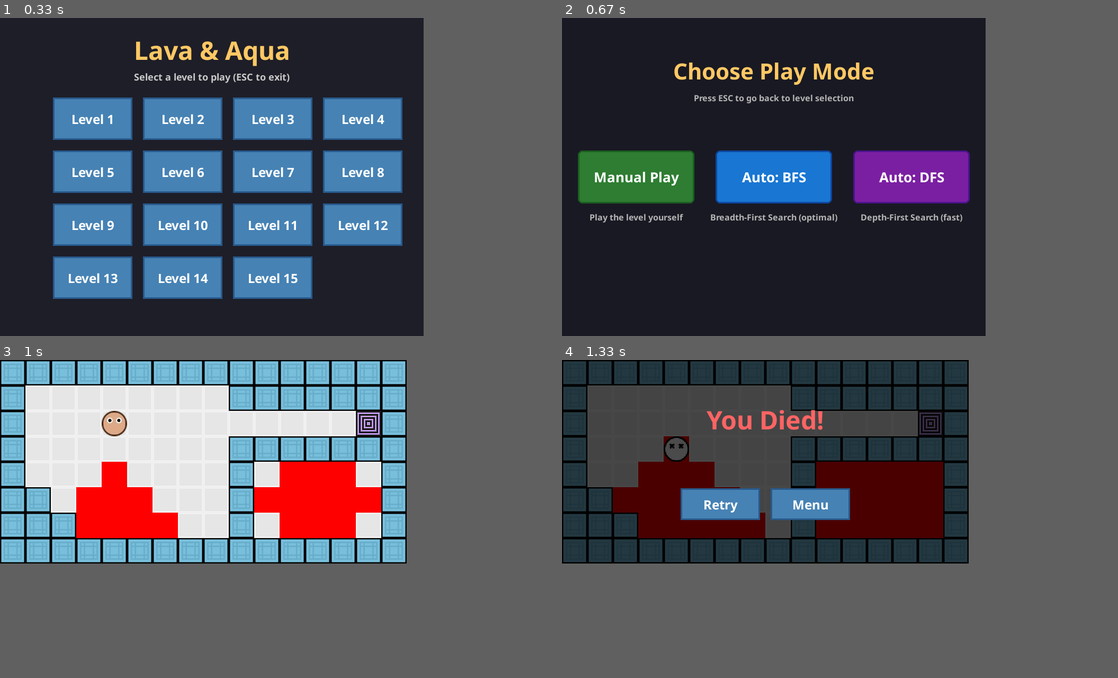
Above: before the commit, frames 1-4 (two rows, left to right).
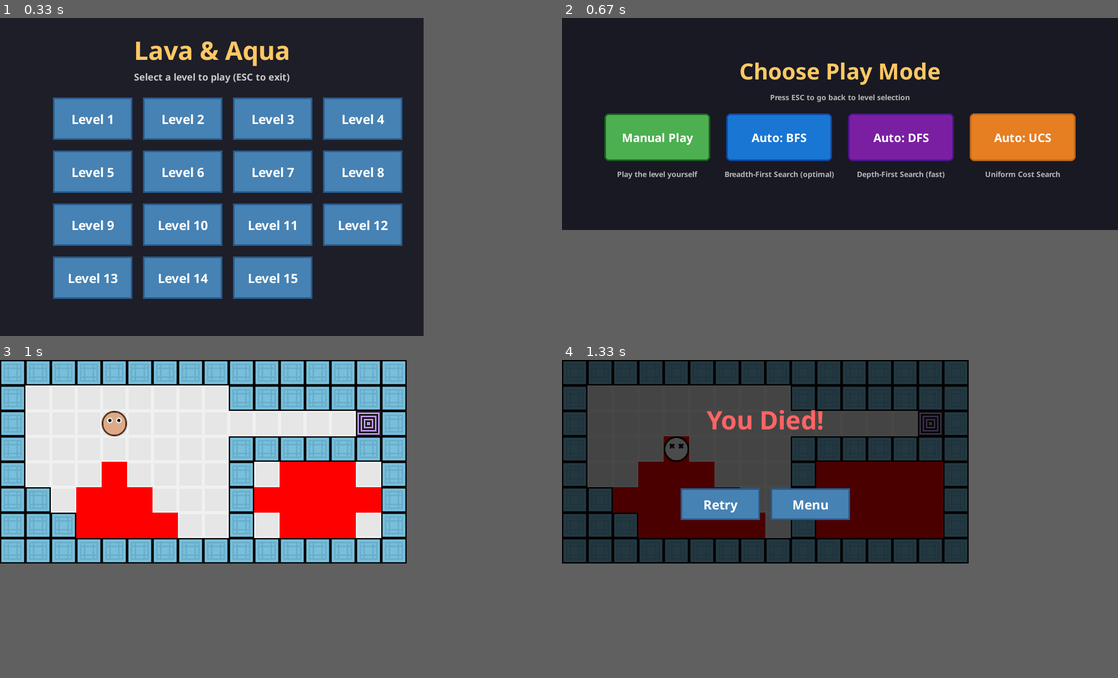
Above: after the commit, the same moments.

Repository: C0ncatS/lava-and-aqua-pygame
Game: pygame game, started from main.py
Same seed, same stepped clock (60 frames per second), same inputs: the game is played once before the commit and once after it.
Inputs:
- Up to frame 1 (0.33 s): no input
- Up to frame 2 (0.67 s): click "Level 1" at 0.38 s
- Up to frame 3 (1 s): click "Auto: DFS" at 0.72 s
- Up to frame 4 (1.33 s): tap S at 1 s
In our replay, in frame 2 the window is 800x600 before the commit and 1050x400 after it. These sizes can differ from the game's own. Grey fills any space a smaller window leaves; there, only what the larger window draws over its background counts as a difference.

Frame 1 is identical in both runs. In frame 2, 22% of the frame differs, in the area x 2-93%, y 14-65%; in frame 3, nothing differs; in frame 4, nothing differs.

Commit message:
Add UCS algorithm implementation and integrate into menu and UI
- Introduced the Uniform Cost Search (UCS) algorithm in `algorithms.py`, including methods for cost tracking and state management.
- Updated the `factories.py` to include a factory for UCS, enabling dynamic instantiation.
- Enhanced the `AlgorithmMenu` and `UserInterface` to support UCS selection, allowing users to choose UCS as a pathfinding option.
- Adjusted the `MoveCommand` class to correct the player status check for movement execution.

Diff:
--- a/algorithms.py
+++ b/algorithms.py
@@ -1,15 +1,20 @@
 from abc import ABC, abstractmethod
 from enum import Enum
 from collections import deque
+import heapq
 
 from state import State
 from commands import MoveCommand
 from position import Position
 
 
+INF = 1_000_000_000
+
+
 class Algorithms(Enum):
     DFS = "dfs"
     BFS = "bfs"
+    UCS = "ucs"
 
 
 class Algorithm(ABC):
@@ -50,7 +55,7 @@
         MoveCommand(new_state, new_state.player, move).run()
         return new_state
 
-    def __call__(self, state: State, depth: int = 0):
+    def __call__(self, state: State):
         self.nodes += 1
         self.visited_count += 1
         self.mark_as_visited(state)
@@ -61,7 +66,7 @@
         for move in state.get_possible_moves(state.player.position, check_blocks=False):
             new_state = self.apply_move(state, move)
             if self.check(new_state):
-                result = self(new_state, depth + 1)
+                result = self(new_state)
                 if result:
                     self.path.appendleft(move)
                     return True
@@ -141,3 +146,85 @@
                 path.appendleft(move)
             current_state = parent_key
         return path
+
+
+class UCS(Algorithm):
+    def __init__(self):
+        self.parent: dict[int, (int | None, Position | None)] = {}
+        self.visited: dict[int, bool] = {}
+        self.distance: dict[int, int] = {}
+        self.nodes = 0
+        self.visited_count = 0
+        self.won_state = None
+
+    def is_visited(self, state: State):
+        state_key = hash(state)
+        return state_key in self.visited
+
+    def mark_as_visited(self, state: State):
+        state_key = hash(state)
+        self.visited[state_key] = True
+
+    def update_cost(self, state: State, cost: int):
+        state_key = hash(state)
+        self.distance[state_key] = cost
+
+    def check_cost(self, state: State, cost: int):
+        state_key = hash(state)
+        return self.distance.get(state_key, INF) > cost and state.player.status != "dead"
+
+    def set_parent(self, state: State, parent: State | None, move: Position | None):
+        state_key = hash(state)
+        parent_key = hash(parent) if parent else None
+        self.parent[state_key] = (parent_key, move)
+
+    def apply_move(self, state: State, move: Position):
+        new_state = state.copy()
+        MoveCommand(new_state, new_state.player, move).run()
+        return new_state
+
+    def __call__(self, state: State):
+        heap: [(int, State)] = []
+        heapq.heappush(heap, (0, state))
+        self.set_parent(state, None, None)
+        self.update_cost(state, 0)
+        self.nodes += 1
+        while heap:
+            cost, current_state = heapq.heappop(heap)
+            self.visited_count += 1
+
+            if current_state.is_won():
+                self.won_state = hash(current_state)
+                return
+
+            if self.is_visited(current_state):
+                continue
+
+            self.mark_as_visited(current_state)
+            self.update_cost(current_state, cost)
+
+            pos = current_state.player.position
+            for move in current_state.get_possible_moves(pos, check_blocks=False):
+                new_state = self.apply_move(current_state, move)
+                new_cost = cost + len(new_state.lavas)
+                self.nodes += 1
+                if self.check_cost(new_state, new_cost):
+                    heapq.heappush(heap, (new_cost, new_state))
+                    self.update_cost(new_state, new_cost)
+                    self.set_parent(new_state, current_state, move)
+
+    def get_nodes(self) -> int:
+        return self.nodes
+
+    def get_visited_count(self) -> int:
+        return self.visited_count
+
+    def get_path(self) -> deque[Position] | None:
+        path = deque()
+        current_state = self.won_state
+        while current_state:
+            parent_key, move = self.parent[current_state]
+            if move is not None:
+                path.appendleft(move)
+            current_state = parent_key
+        return path
--- a/commands.py
+++ b/commands.py
@@ -18,7 +18,7 @@
         self.move = move
 
     def run(self):
-        if self.player.status != "alive":
+        if self.player.status == "dead":
             return
 
         new_pos = Position.from_vector(
--- a/factories.py
+++ b/factories.py
@@ -2,7 +2,7 @@
 from collections import deque
 import time
 
-from algorithms import Algorithm, DFS, BFS
+from algorithms import Algorithm, DFS, BFS, UCS
 from state import State
 from position import Position
 
@@ -35,3 +35,8 @@
 class BFSFactory(AlgorithmFactory):
     def create(self) -> Algorithm:
         return BFS()
+
+
+class UCSFactory(AlgorithmFactory):
+    def create(self) -> Algorithm:
+        return UCS()
--- a/menu.py
+++ b/menu.py
@@ -203,16 +203,43 @@
         return self.selected_level
 
 
+class AlgorithmConfig:
+    """Configuration for an algorithm button"""
+    def __init__(self, label, algorithm, description, theme):
+        self.label = label
+        self.algorithm = algorithm
+        self.description = description
+        self.theme = theme
+
+
+class ButtonTheme:
+    """Color theme for a button"""
+    GREEN = {"normal": (46, 125, 50), "hover": (76, 175, 80), "border": (27, 94, 32)}
+    BLUE = {"normal": (25, 118, 210), "hover": (66, 165, 245), "border": (13, 71, 161)}
+    PURPLE = {"normal": (123, 31, 162), "hover": (171, 71, 188), "border": (74, 20, 140)}
+    ORANGE = {"normal": (230, 126, 34), "hover": (241, 156, 76), "border": (186, 101, 27)}
+    TEAL = {"normal": (0, 137, 123), "hover": (38, 166, 154), "border": (0, 105, 92)}
+
+
+# Add new algorithms here - just add a new AlgorithmConfig to this list
+ALGORITHM_OPTIONS = [
+    AlgorithmConfig("Manual Play", None, "Play the level yourself", ButtonTheme.GREEN),
+    AlgorithmConfig("Auto: BFS", Algorithms.BFS, "Breadth-First Search (optimal)", ButtonTheme.BLUE),
+    AlgorithmConfig("Auto: DFS", Algorithms.DFS, "Depth-First Search (fast)", ButtonTheme.PURPLE),
+    AlgorithmConfig("Auto: UCS", Algorithms.UCS, "Uniform Cost Search", ButtonTheme.ORANGE),
+]
+
+
 class AlgorithmMenu:
     """Menu for selecting the solving algorithm"""
+
+    BUTTON_WIDTH = 200
+    BUTTON_HEIGHT = 90
+    BUTTON_SPACING = 30
+    MAX_COLUMNS = 4
+
     def __init__(self):
         pygame.init()
-
-        self.window_size = Vector2(800, 600)
-        self.window = pygame.display.set_mode(
-            (int(self.window_size.x), int(self.window_size.y))
-        )
-        pygame.display.set_caption("Lava & Aqua - Choose Mode")
 
         self.clock = pygame.time.Clock()
         self.running = True
@@ -220,67 +247,66 @@
 
         # Load fonts
         self.title_font = pygame.font.Font("fonts/NotoSans-Bold.ttf", 42)
-        self.button_font = pygame.font.Font("fonts/NotoSans-Bold.ttf", 26)
-        self.desc_font = pygame.font.Font("fonts/NotoSans-Bold.ttf", 16)
+        self.button_font = pygame.font.Font("fonts/NotoSans-Bold.ttf", 22)
+        self.desc_font = pygame.font.Font("fonts/NotoSans-Bold.ttf", 14)
 
         # Colors
         self.bg_color = (25, 25, 35)
         self.title_color = (255, 200, 100)
         self.desc_color = (180, 180, 180)
 
+        # Calculate window size based on number of algorithms
+        self.window_size = self._calculate_window_size()
+        self.window = pygame.display.set_mode(
+            (int(self.window_size.x), int(self.window_size.y))
+        )
+        pygame.display.set_caption("Lava & Aqua - Choose Mode")
+
         # Create algorithm buttons
         self.buttons = self._create_buttons()
 
+    def _calculate_window_size(self):
+        """Calculate window size based on number of algorithm options"""
+        num_options = len(ALGORITHM_OPTIONS)
+        columns = min(num_options, self.MAX_COLUMNS)
+        rows = (num_options + self.MAX_COLUMNS - 1) // self.MAX_COLUMNS
+
+        width = columns * self.BUTTON_WIDTH + (columns + 1) * self.BUTTON_SPACING + 100
+        height = 200 + rows * (self.BUTTON_HEIGHT + 60) + 50
+
+        return Vector2(max(600, width), max(400, height))
+
     def _create_buttons(self):
+        """Create buttons dynamically from ALGORITHM_OPTIONS"""
         buttons = []
-        button_width = 220
-        button_height = 100
-        spacing = 40
-        total_width = 3 * button_width + 2 * spacing
+        num_options = len(ALGORITHM_OPTIONS)
+        columns = min(num_options, self.MAX_COLUMNS)
+
+        total_width = columns * self.BUTTON_WIDTH + (columns - 1) * self.BUTTON_SPACING
         start_x = (self.window_size.x - total_width) / 2
-        center_y = self.window_size.y / 2
-
-        # Manual play button - green theme
-        manual_btn = MenuButton(
-            "Manual Play",
-            Vector2(start_x, center_y - button_height / 2),
-            Vector2(button_width, button_height),
-            color_normal=(46, 125, 50),
-            color_hover=(76, 175, 80),
-            color_border=(27, 94, 32),
-            color_text=(255, 255, 255)
-        )
-        manual_btn.algorithm = None
-        manual_btn.description = "Play the level yourself"
-        buttons.append(manual_btn)
-
-        # BFS button - blue theme
-        bfs_btn = MenuButton(
-            "Auto: BFS",
-            Vector2(start_x + button_width + spacing, center_y - button_height / 2),
-            Vector2(button_width, button_height),
-            color_normal=(25, 118, 210),
-            color_hover=(66, 165, 245),
-            color_border=(13, 71, 161),
-            color_text=(255, 255, 255)
-        )
-        bfs_btn.algorithm = Algorithms.BFS
-        bfs_btn.description = "Breadth-First Search (optimal)"
-        buttons.append(bfs_btn)
-
-        # DFS button - purple theme
-        dfs_btn = MenuButton(
-            "Auto: DFS",
-            Vector2(start_x + 2 * (button_width + spacing), center_y - button_height / 2),
-            Vector2(button_width, button_height),
-            color_normal=(123, 31, 162),
-            color_hover=(171, 71, 188),
-            color_border=(74, 20, 140),
-            color_text=(255, 255, 255)
-        )
-        dfs_btn.algorithm = Algorithms.DFS
-        dfs_btn.description = "Depth-First Search (fast)"
-        buttons.append(dfs_btn)
+        start_y = 180
+
+        for index, config in enumerate(ALGORITHM_OPTIONS):
+            col = index % self.MAX_COLUMNS
+            row = index // self.MAX_COLUMNS
+
+            position = Vector2(
+                start_x + col * (self.BUTTON_WIDTH + self.BUTTON_SPACING),
+                start_y + row * (self.BUTTON_HEIGHT + 60)
+            )
+
+            btn = MenuButton(
+                config.label,
+                position,
+                Vector2(self.BUTTON_WIDTH, self.BUTTON_HEIGHT),
+                color_normal=config.theme["normal"],
+                color_hover=config.theme["hover"],
+                color_border=config.theme["border"],
+                color_text=(255, 255, 255)
+            )
+            btn.algorithm = config.algorithm
+            btn.description = config.description
+            buttons.append(btn)
 
         return buttons
 
--- a/state.py
+++ b/state.py
@@ -273,6 +273,18 @@
             )
         )
 
+    def __lt__(self, other) -> bool:
+        return len(self.lavas) < len(other.lavas)
+
+    def __ite__(self, other) -> bool:
+        return len(self.lavas) <= len(other.lavas)
+
+    def __gt__(self, other) -> bool:
+        return len(self.lavas) > len(other.lavas)
+
+    def __gte__(self, other) -> bool:
+        return len(self.lavas) >= len(other.lavas)
+
     def __eq__(self, other) -> bool:
         if not isinstance(other, State):
             return False
--- a/ui.py
+++ b/ui.py
@@ -22,7 +22,7 @@
 from history import HistoryManager
 from position import Position
 from algorithms import Algorithms
-from factories import DFSFactory, BFSFactory
+from factories import DFSFactory, BFSFactory, UCSFactory
 
 
 class UserInterface(Observer):
@@ -270,6 +270,9 @@
         elif self.solve_algo == Algorithms.BFS:
             bfs = BFSFactory()
             path = bfs.solve(self.state)
+        elif self.solve_algo == Algorithms.UCS:
+            ucs = UCSFactory()
+            path = ucs.solve(self.state)
         return path
 
     def run(self):
